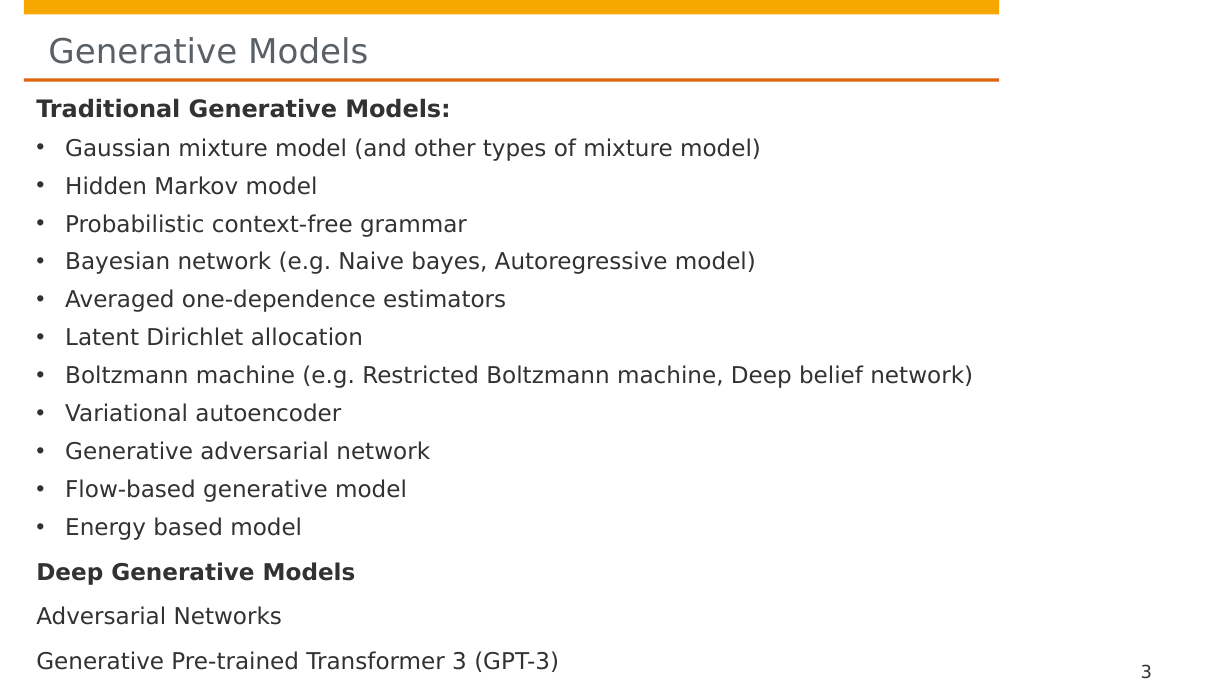
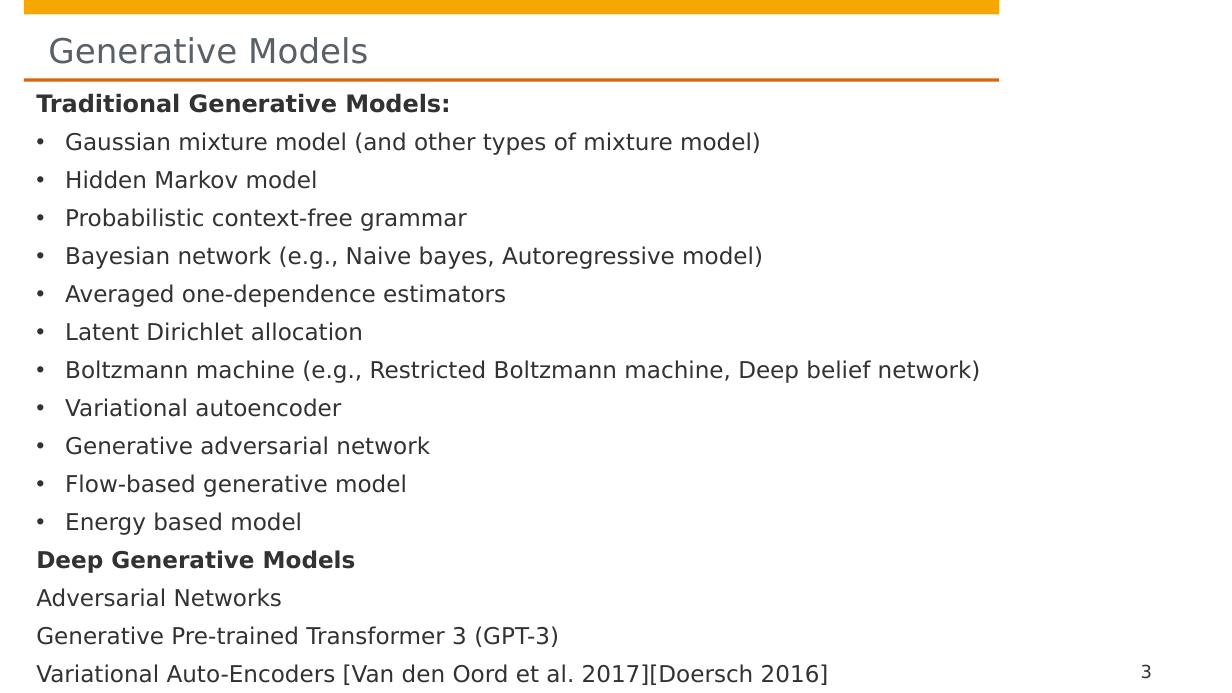
Before and after one commit to hpi-sam/GNN-Course-2020, a slide deck: slide 3 of 12. Deep Generative Graph Models.pptx. Drawn at 1232x693 pixels with LibreOffice and Linux fonts; fonts in the diff are those of the drawing; background and template pictures are left out. Boxes give left, top, right and bottom in pixels: in the first picture for what was removed or moved away, otherwise in the second. Text is boxed around its words. In the diff, an @@ line names an element or a change of style, - is before the commit and + after.

```diff
--- a/12. Deep Generative Graph Models.pptx
+++ b/12. Deep Generative Graph Models.pptx
@@ text at <box>36,93,559,647</box>: line spacing 26.7pt to 1 @@
@@ text at <box>65,246,763,269</box>: text changed @@
-• Bayesian network (e.g. Naive bayes, Autoregressive model)
+• Bayesian network (e.g., Naive bayes, Autoregressive model)
@@ text at <box>65,360,981,383</box>: text changed @@
-• Boltzmann machine (e.g. Restricted Boltzmann machine, Deep belief network)
+• Boltzmann machine (e.g., Restricted Boltzmann machine, Deep belief network)
@@ text at <box>36,664,829,685</box>: paragraph added @@
+Variational Auto-Encoders [Van den Oord et al. 2017][Doersch 2016]
```
Also in this commit, not shown: 2 other slides changed, 1 slide added.
